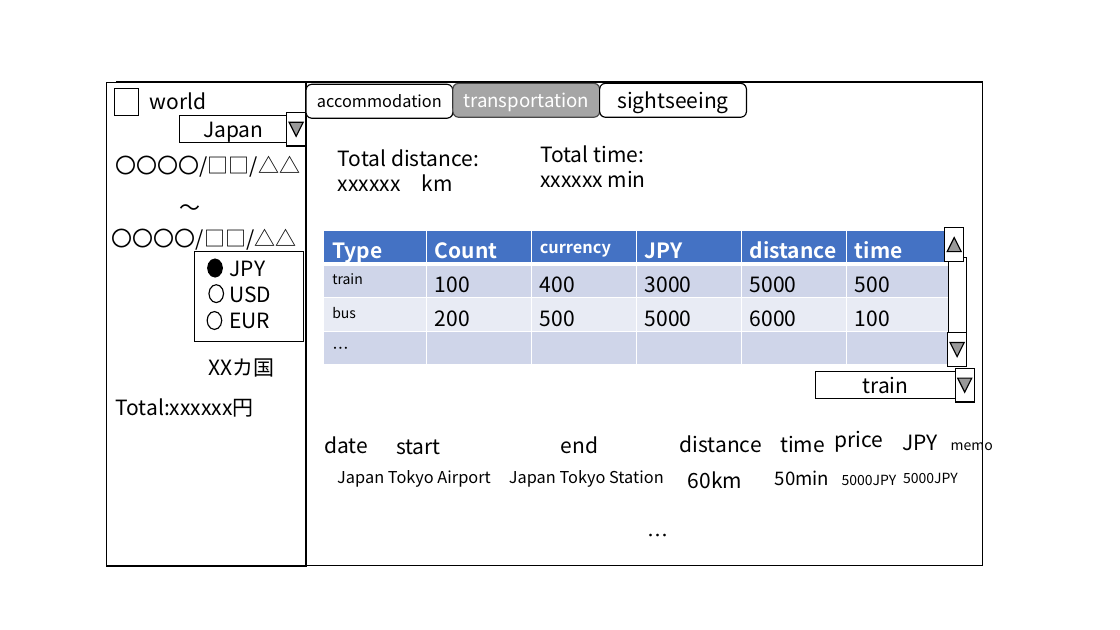
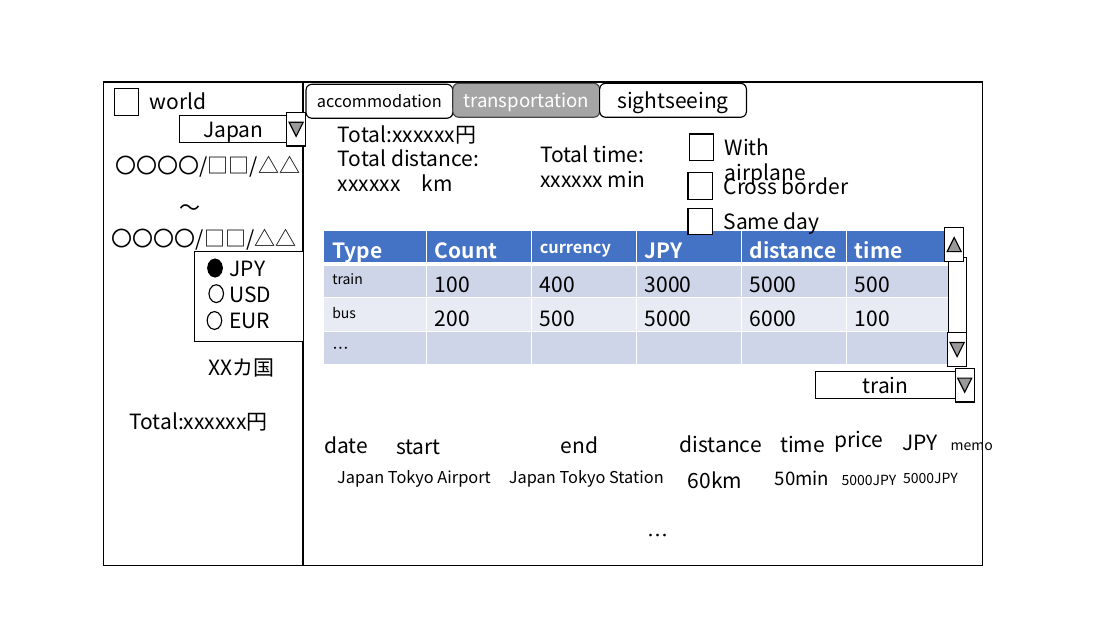
Before and after one commit to yomai-hiyashidewa/WorldTravelingLogger, a slide deck: slide 4 of models/UI.pptx. Drawn at 1120x630 pixels with LibreOffice and Linux fonts; fonts in the diff are those of the drawing. Boxes give left, top, right and bottom in pixels: in the first picture for what was removed or moved away, otherwise in the second. Text is boxed around its words. In the diff, an @@ line names an element or a change of style, - is before the commit and + after.

```diff
--- a/models/UI.pptx
+++ b/models/UI.pptx
@@ rectangle: place and size @@
-rectangle at [107,82,306,566]
+rectangle at [103,82,302,566]
@@ text "Total:xxxxxx円": place and size @@
-text "Total:xxxxxx円" at [116,398,254,417]
+text "Total:xxxxxx円" at [338,125,476,144]
@@ rectangle added at [689,134,713,160], fill #FFFFFF, outline #000000 1 pt @@
@@ text added at [725,138,806,185], 18 pt, text #000000 @@
+With airplane
@@ rectangle added at [688,173,712,200], fill #FFFFFF, outline #000000 1 pt @@
@@ text added at [724,173,848,195], 18 pt, text #000000 @@
+Cross border
@@ rectangle added at [688,208,712,235], fill #FFFFFF, outline #000000 1 pt @@
@@ text added at [724,212,820,234], 18 pt, text #000000 @@
+Same day
@@ text added at [130,412,268,431], 18 pt, text #000000 @@
+Total:xxxxxx円
```
Also in this commit, not shown: 3 other slides changed, 7 other files.
